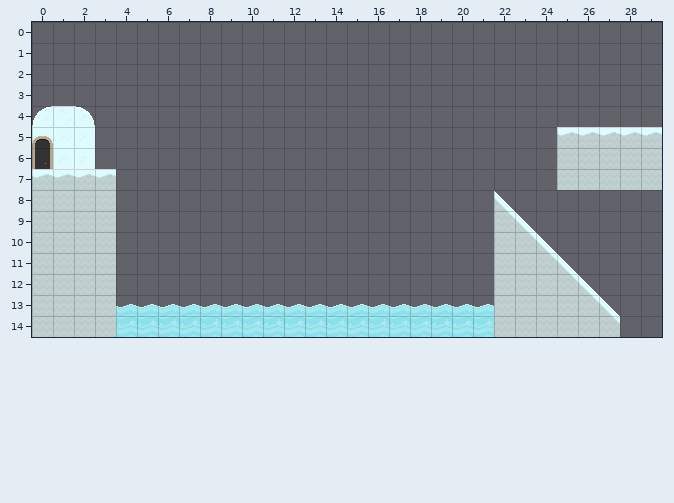
Level history. Tiled map: Juego PlataformaOriginal/Assets/SuperTiled2Unity/mapas/e4-JohnSnow/4.2.tmx. That is the earlier state.
Cells are 21x21 px. Shown: x 0..29, y 0..14.
Now the later version:
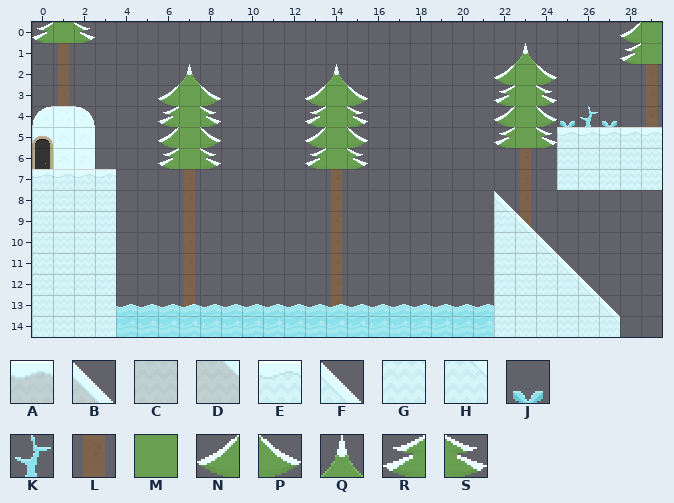
Key: from "sprites": A 63, B 67, C 92, D 97, E 483, F 487, G 512, H 517, J 601, K 602, L 633, M 639, N 641, P 642, Q 660, R 671, S 672.
_ is an empty cell, . an unchanged one.
The exact change:
--- layer "deco"
@@ x 0..29 @@
- 0 ___.........................__
- 1 ._....................._....__
- 2 ._....._......_.......___...._
- 3 ._....___....___......___...._
- 4 ......___....___......______._
- 5 ......___....___......___.....
- 6 ......___....___......._......
- 7 ......._......_........_......
- 8 ......._......_........_......
- 9 ......._......_........_......
-10 ......._......_...............
-11 ......._......_...............
-12 ......._......_...............
-13 ......._......_...............
+ 0 RMS.........................NM
+ 1 .L.....................Q....RM
+ 2 .L.....Q......Q.......NMP....L
+ 3 .L....NMP....NMP......RMS....L
+ 4 ......RMS....RMS......NMPJKJ.L
+ 5 ......NMP....NMP......RMS.....
+ 6 ......RMS....RMS.......L......
+ 7 .......L......L........L......
+ 8 .......L......L........L......
+ 9 .......L......L........L......
+10 .......L......L...............
+11 .......L......L...............
+12 .......L......L...............
+13 .......L......L...............
--- layer "piso"
@@ x 0..29 @@
- 5 .........................AAAAA
- 6 .........................CCCCC
- 7 AAAA.....................CCCCC
- 8 CCCC..................B.......
- 9 CCCC..................DB......
-10 CCCC..................CDB.....
-11 CCCC..................CCDB....
-12 CCCC..................CCCDB...
-13 CCCC..................CCCCDB..
-14 CCCC..................CCCCCD..
+ 5 .........................EEEEE
+ 6 .........................GGGGG
+ 7 EEEE.....................GGGGG
+ 8 GGGG..................F.......
+ 9 GGGG..................HF......
+10 GGGG..................GHF.....
+11 GGGG..................GGHF....
+12 GGGG..................GGGHF...
+13 GGGG..................GGGGHF..
+14 GGGG..................GGGGGH..
